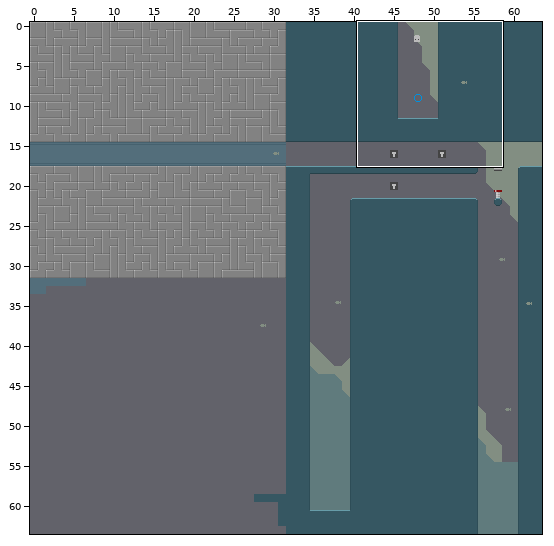
Tiled map (JSON) -- tiled/maps/2-1.json. Above: a wide view before the commit, with the close-up outlined.
Close-up. Before the edit:
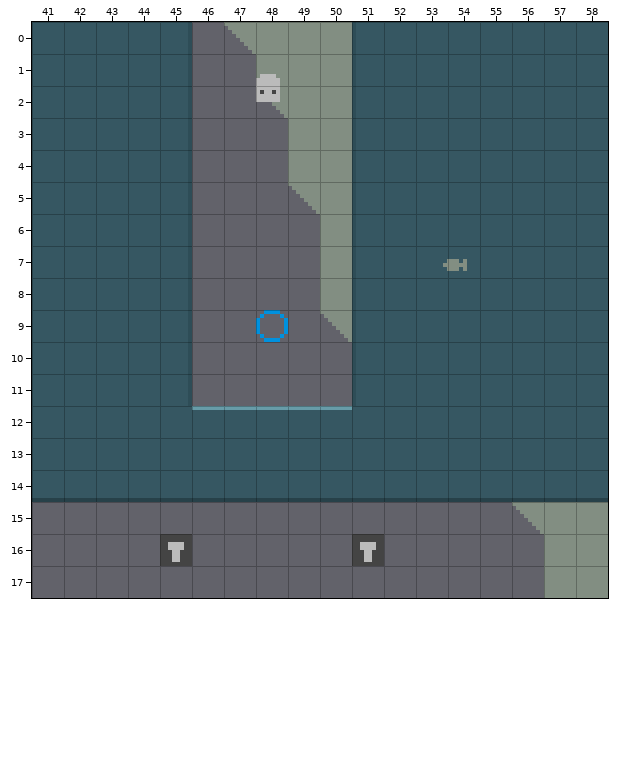
Cells are 8x8 px. Shown: x 41..58, y 0..17. The commit also changed other parts of the map, which this record leaves out.
And afterwards:
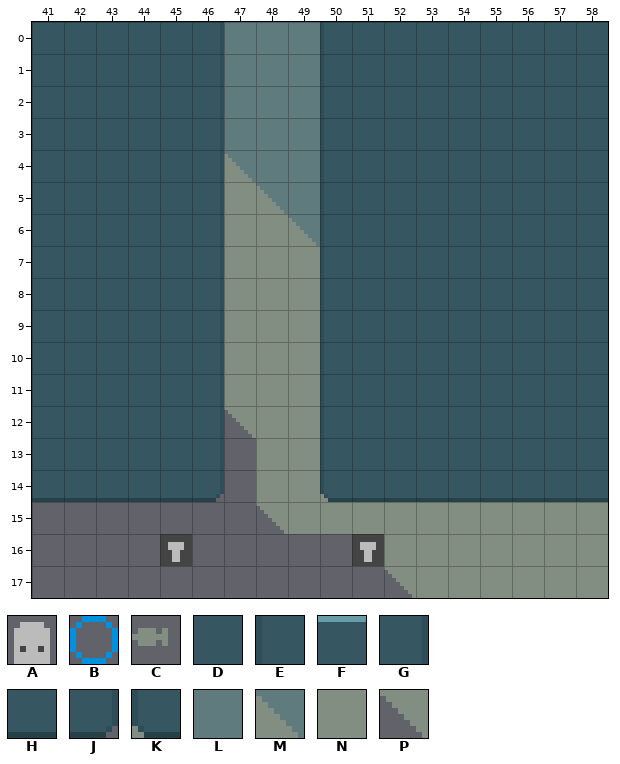
Key: from "objects": A 1, B 14, C 15; from "tileset": D 0, E 1, F 3, G 9, H 11, J 12, K 30, L 32, M 38, N 40, P 42.
_ is an empty cell, . an unchanged one.
Objects are placed by their top-left corner, in cells (3,4 is the top-left corner of cell 3,4); size is 1x1 cell unless given.
Changes in this commit:
--- layer "main"
@@ x 46..56 @@
- 0 _PNNN......
- 1 __NNN......
- 2 __PNN......
- 3 ___NN......
- 4 ___NN......
- 5 ___PN......
- 6 ____N......
- 7 ____N......
- 8 ____N......
- 9 ____P......
-10 _____......
-11 _____......
-12 FFFFF......
-13 .DDD.......
-14 HHHHH......
-15 ..________P
-16 ......_____
-17 ......_____
+ 0 GLLLE......
+ 1 GLLLE......
+ 2 GLLLE......
+ 3 GLLLE......
+ 4 GMLLE......
+ 5 GNMLE......
+ 6 GNNME......
+ 7 GNNNE......
+ 8 GNNNE......
+ 9 GNNNE......
+10 GNNNE......
+11 GNNNE......
+12 GPNNE......
+13 ._NN.......
+14 J_NNK......
+15 ..PNNNNNNNN
+16 ......NNNNN
+17 ......PNNNN
--- layer "objects"
-A at 47.9,1.5
+(outside this view)
-C at 53.8,7.2
-B at 48,9
Changed places in both close-ups, as pixel boxes (x1, y1, x2, y2):
changed: (192, 22, 544, 598)
